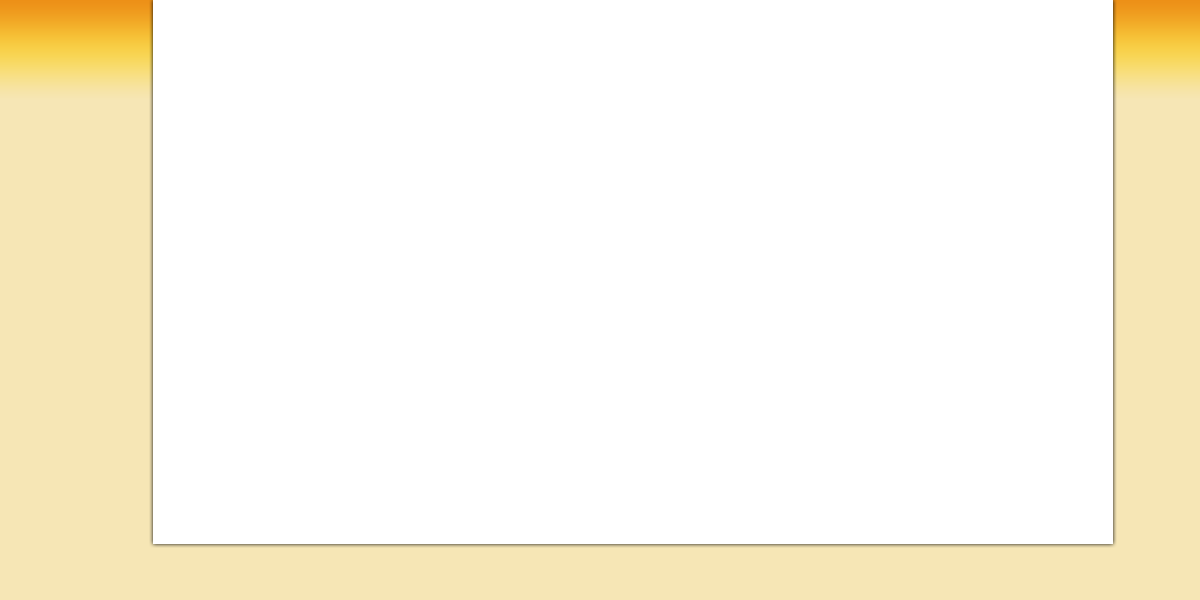
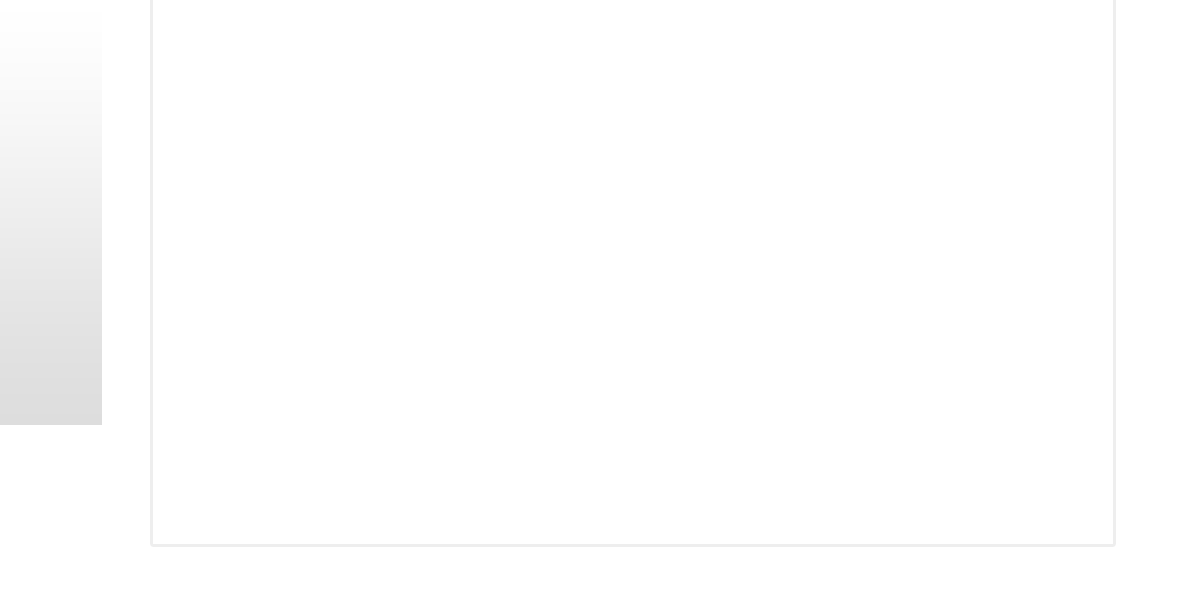
Comparing the layer stacks of the two w=1200, h=600 images. Changes:
painted on "Shape 1" over (0, 0, 1200, 425)
hid "Background", painted on it over (0, 0, 1200, 600)
